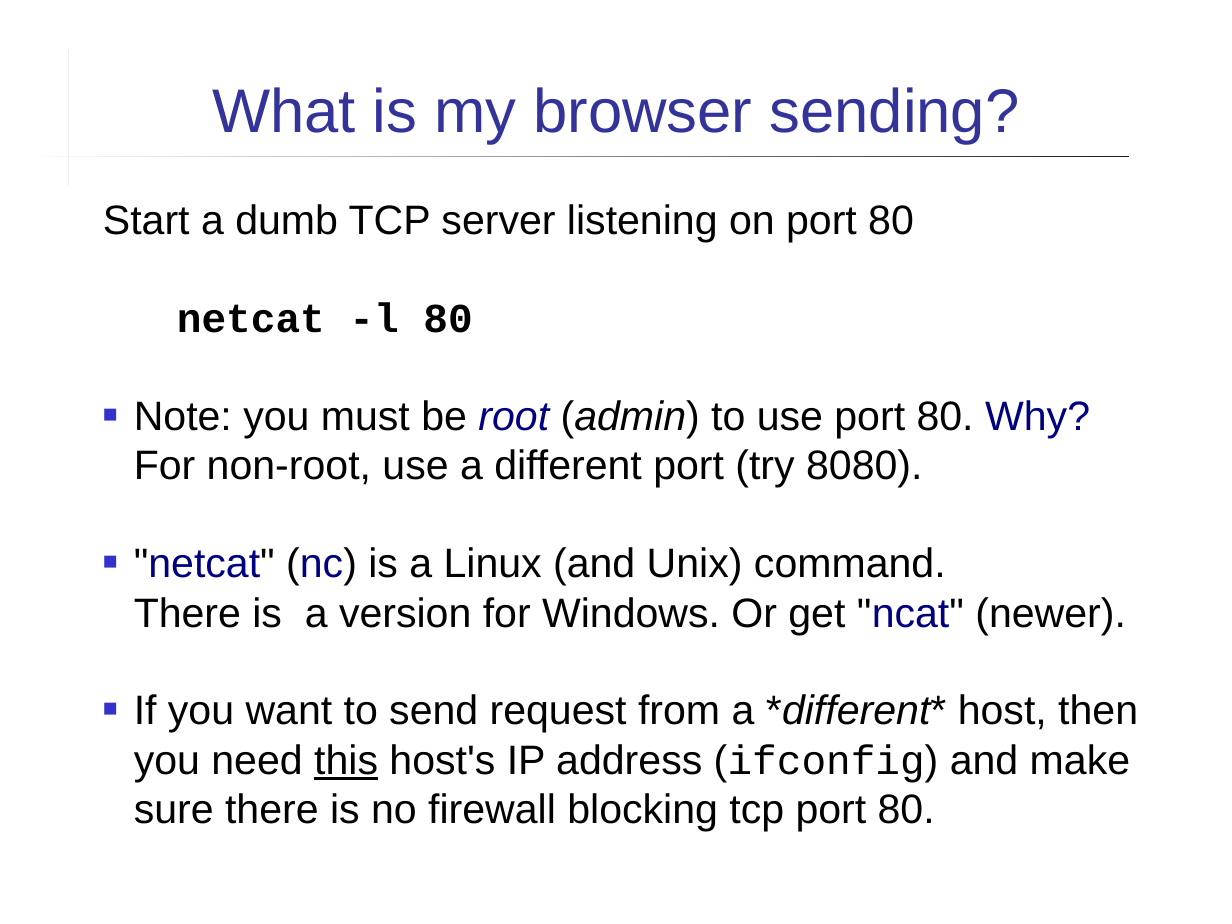
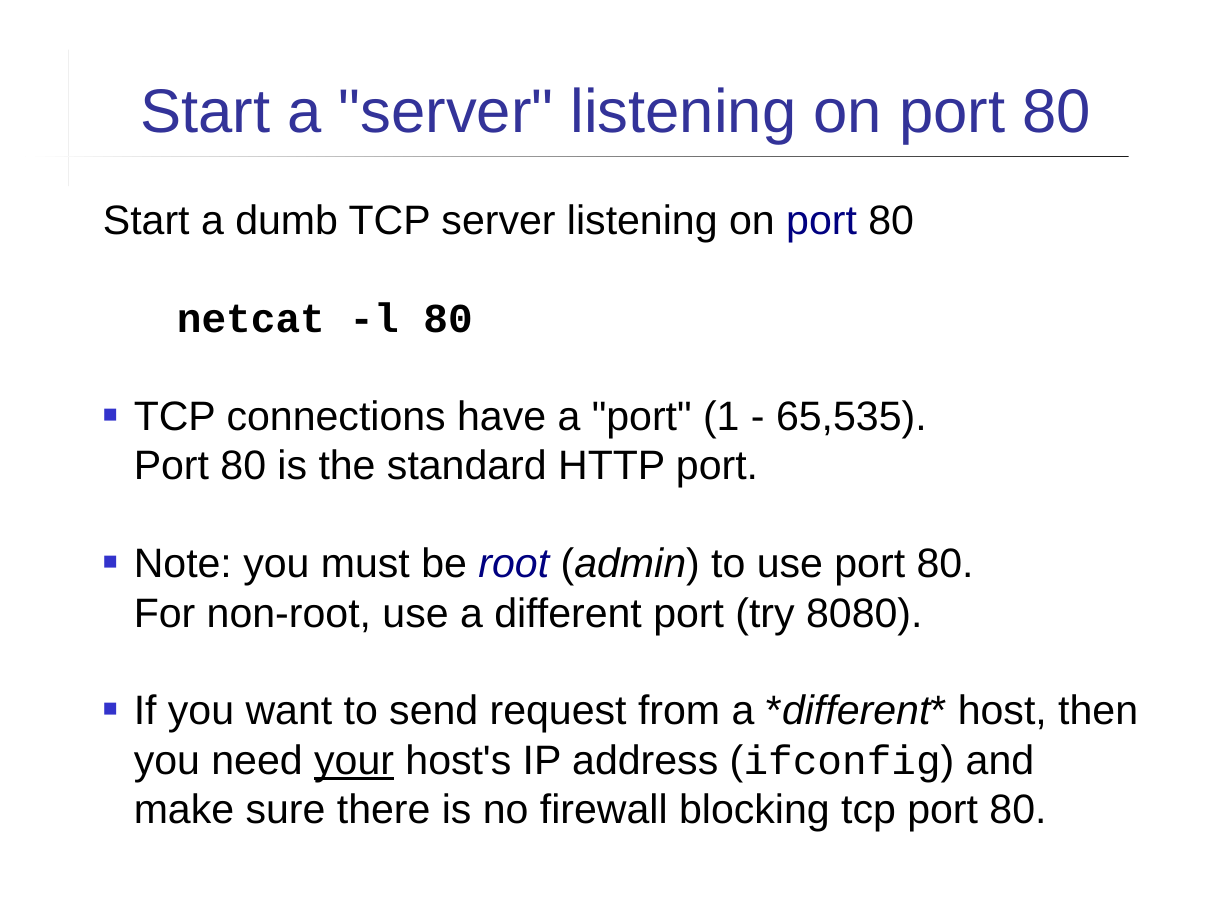
Before and after one commit to cpske/ISP, a slide deck: slide 3 of web/HTTP-in-Action.ppt (slide 2 before the commit). Drawn at 1232x924 pixels with LibreOffice and Linux fonts; fonts in the diff are those of the drawing. Boxes give left, top, right and bottom in pixels: in the first picture for what was removed or moved away, otherwise in the second. Text is boxed around its words. In the diff, an @@ line names an element or a change of style, - is before the commit and + after.

```diff
--- a/web/HTTP-in-Action.ppt
+++ b/web/HTTP-in-Action.ppt
@@ title at box(140, 87, 1090, 144): text changed @@
-What is my browser sending?
+Start a "server" listening on port 80
@@ text at box(103, 204, 914, 243): text colour #000000 to #000080 in "port" @@
@@ text at box(134, 400, 1138, 831): text changed @@
-■ Note: you must be root (admin) to use port 80. Why? For non-root, use a different port (try 8080).
-■ "netcat" (nc) is a Linux (and Unix) command.
-  There is a version for Windows. Or get "ncat" (newer).
-■ If you want to send request from a *different* host, then you need this host's IP address (ifconfig) and make sure there is no firewall blocking tcp port 80.
+■ TCP connections have a "port" (1 - 65,535).
+  Port 80 is the standard HTTP port.
+■ Note: you must be root (admin) to use port 80.
+  For non-root, use a different port (try 8080).
+■ If you want to send request from a *different* host, then you need your host's IP address (ifconfig) and make sure there is no firewall blocking tcp port 80.
```
Also in this commit, not shown: 7 other slides changed, 1 slide added, 13 other files.
